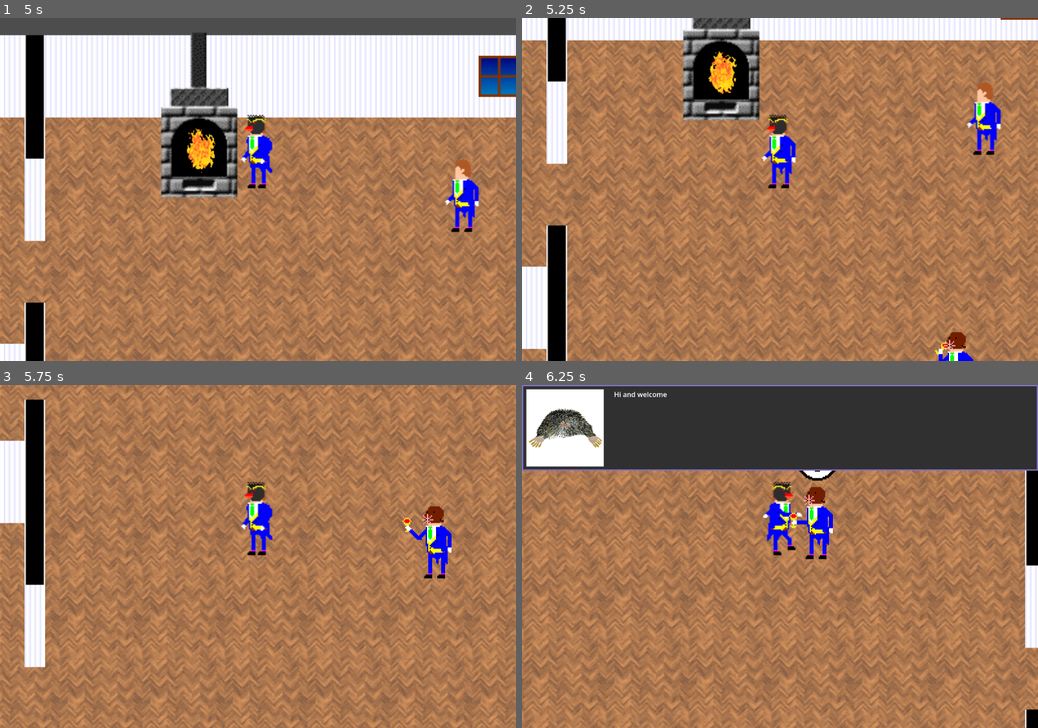
Above: before the commit, frames 1-4 (two rows, left to right).
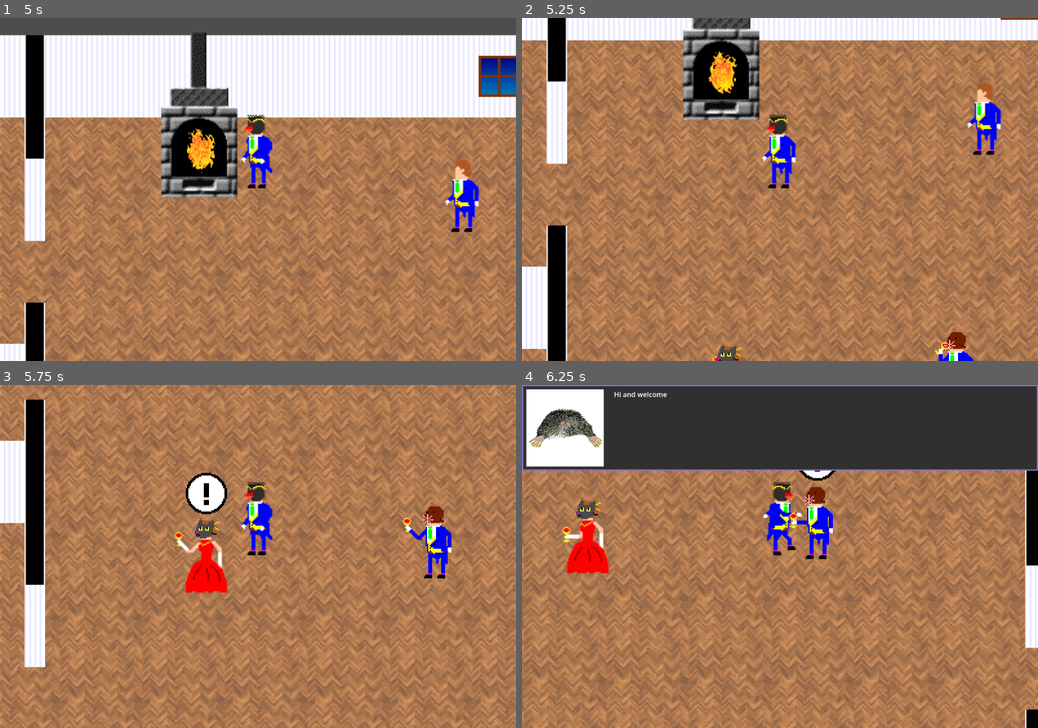
Above: after the commit, the same moments.

Repository: gartenschlaefer/mmmmm
Game: Godot game, scene res://scenes/testing/dialogue_test.tscn
The game is run twice, just before and just after one commit, with the same random seed, the same clock (stepped at 60 frames per second) and the same inputs. This scene is started directly instead of the project's main scene.
Inputs:
- Up to frame 1 (5 s): tap Enter at 0.5 s; hold D (right) 0.53-1.28 s; tap X (interact) at 0.6, 1.35, 2.3, 3.05, 3.8, 4.35 s; hold S (down) 1.28-2.03 s; hold D (right) 2.03-2.78 s; tap K (next_page) at 2.1 s; hold W (up) 2.78-3.53 s; tap J (prev_page) at 2.85 s; hold A (left) from 3.53 s (still down); tap Tab (toggle_notes) at 3.6 s
- Up to frame 2 (5.25 s): release A (left) at 5.03 s; hold S (down) from 5.03 s (still down); tap X (interact) at 5.1 s
- Up to frame 3 (5.75 s): keep holding S (down)
- Up to frame 4 (6.25 s): release S (down) at 5.78 s; hold D (right) from 5.78 s (still down); tap K (next_page) at 5.85 s; tap X (interact) at 6.05 s

Frame 1 is identical in both runs. In frame 2, 0.2% of the frame differs, in the area x 36-43%, y 95-100%; in frame 3, 2.0%, in the area x 33-45%, y 25-61%; in frame 4, 1.2%.

Commit message:
renames npc prefabs

Diff:
--- /dev/null
+++ b/prefabs/dialogues/dialogue_cat.tres
@@ -0,0 +1,20 @@
+[gd_resource type="Resource" script_class="Dialogue" format=3 uid="uid://u0rkhe47ky0i"]
+
+[ext_resource type="Script" uid="uid://cinbncgo4xpfj" path="res://scripts/dialogue_state_pieces.gd" id="1_80u5d"]
+[ext_resource type="Script" uid="uid://ceboagsql2avx" path="res://scripts/dialogue_piece.gd" id="2_1sir4"]
+[ext_resource type="Script" uid="uid://dnv403tys4e44" path="res://scripts/dialogue.gd" id="2_fw77h"]
+
+[sub_resource type="Resource" id="Resource_fgvty"]
+script = ExtResource("2_1sir4")
+text_piece = "miau"
+metadata/_custom_type_script = "uid://ceboagsql2avx"
+
+[sub_resource type="Resource" id="Resource_l6jhc"]
+script = ExtResource("1_80u5d")
+dialogue_pieces = Array[ExtResource("2_1sir4")]([SubResource("Resource_fgvty")])
+metadata/_custom_type_script = "uid://cinbncgo4xpfj"
+
+[resource]
+script = ExtResource("2_fw77h")
+dialogue_state_pieces = Array[ExtResource("1_80u5d")]([SubResource("Resource_l6jhc"), null, null, null])
+metadata/_custom_type_script = "uid://dnv403tys4e44"
--- /dev/null
+++ b/prefabs/npc_cat.tscn
@@ -0,0 +1,46 @@
+[gd_scene format=3 uid="uid://c71err83gaih0"]
+
+[ext_resource type="Script" path="res://scripts/guest_character.gd" id="1_qw0r0"]
+[ext_resource type="Resource" uid="uid://u0rkhe47ky0i" path="res://prefabs/dialogues/dialogue_cat.tres" id="2_r76vh"]
+[ext_resource type="SpriteFrames" uid="uid://cl8mv3d5v28ch" path="res://prefabs/lady_frames.tres" id="3_qw0r0"]
+[ext_resource type="Texture2D" uid="uid://c8vf6bm5kfil5" path="res://art/character/masks/cat.png" id="4_q63po"]
+[ext_resource type="Texture2D" uid="uid://b4yvg2aa1mv31" path="res://art/character/rufzeichen.png" id="5_6451o"]
+
+[sub_resource type="RectangleShape2D" id="RectangleShape2D_opw8q"]
+size = Vector2(26, 13)
+
+[sub_resource type="CircleShape2D" id="CircleShape2D_opw8q"]
+radius = 50.0
+
+[node name="npc_cat" type="CharacterBody2D" unique_id=2123288575]
+script = ExtResource("1_qw0r0")
+dialogue = ExtResource("2_r76vh")
+
+[node name="lady_frames" type="AnimatedSprite2D" parent="." unique_id=649970924]
+position = Vector2(0, -32)
+sprite_frames = ExtResource("3_qw0r0")
+animation = &"idle"
+autoplay = "idle"
+frame_progress = 0.019455615
+
+[node name="mask" type="Sprite2D" parent="." unique_id=904042948]
+texture_filter = 1
+position = Vector2(0, -55)
+texture = ExtResource("4_q63po")
+
+[node name="CollisionShape2D" type="CollisionShape2D" parent="." unique_id=828608947]
+position = Vector2(0, -6.5)
+shape = SubResource("RectangleShape2D_opw8q")
+
+[node name="interaction_area" type="Area2D" parent="." unique_id=862306716]
+position = Vector2(0, -17)
+collision_layer = 16
+collision_mask = 8
+
+[node name="CollisionShape2D" type="CollisionShape2D" parent="interaction_area" unique_id=701197299]
+shape = SubResource("CircleShape2D_opw8q")
+
+[node name="rufzeichen" type="Sprite2D" parent="." unique_id=1419467187]
+texture_filter = 1
+position = Vector2(0, -78)
+texture = ExtResource("5_6451o")
--- a/prefabs/npc_gentleman.tscn
+++ b/prefabs/npc_gentleman.tscn
@@ -8,14 +8,14 @@
 
 [node name="NpcGentleman" type="CharacterBody2D" unique_id=2147337711]
 
-[node name="AnimatedSprite2D" type="AnimatedSprite2D" parent="." unique_id=496219492]
+[node name="gentleman_frames" type="AnimatedSprite2D" parent="." unique_id=496219492]
 position = Vector2(0, -32)
 sprite_frames = ExtResource("1_noifd")
 animation = &"idle"
 autoplay = "idle"
 frame_progress = 0.1220202
 
-[node name="Sprite2D" type="Sprite2D" parent="." unique_id=1585675582]
+[node name="mask" type="Sprite2D" parent="." unique_id=1585675582]
 position = Vector2(0, -55)
 texture = ExtResource("2_e2xwk")
 
--- a/prefabs/npc_lady.tscn
+++ b/prefabs/npc_lady.tscn
@@ -8,17 +8,17 @@
 
 [node name="Lady" type="CharacterBody2D" unique_id=2025800013]
 
-[node name="CollisionShape2D" type="CollisionShape2D" parent="." unique_id=543434898]
-position = Vector2(0, -7)
-shape = SubResource("RectangleShape2D_m0x5s")
-
-[node name="AnimatedSprite2D" type="AnimatedSprite2D" parent="." unique_id=1499160050]
+[node name="lady_frames" type="AnimatedSprite2D" parent="." unique_id=1499160050]
 position = Vector2(0, -32)
 sprite_frames = ExtResource("1_wmvcs")
 animation = &"idle"
 autoplay = "idle"
 frame_progress = 0.019455615
 
-[node name="Mask" type="Sprite2D" parent="." unique_id=1044955136]
+[node name="mask" type="Sprite2D" parent="." unique_id=1044955136]
 position = Vector2(0, -54)
 texture = ExtResource("2_85512")
+
+[node name="CollisionShape2D" type="CollisionShape2D" parent="." unique_id=543434898]
+position = Vector2(0, -7)
+shape = SubResource("RectangleShape2D_m0x5s")
--- a/prefabs/mole.tscn
+++ b/prefabs/npc_mole.tscn
@@ -1,7 +1,7 @@
 [gd_scene format=3 uid="uid://485ul2anbyp2"]
 
-[ext_resource type="Script" uid="uid://cruy3wohl7714" path="res://scripts/guest_character.gd" id="1_l0ssq"]
-[ext_resource type="Resource" uid="uid://dlob34f5cn2uq" path="res://prefabs/dialogue_mole.tres" id="2_opw8q"]
+[ext_resource type="Script" path="res://scripts/guest_character.gd" id="1_l0ssq"]
+[ext_resource type="Resource" uid="uid://dlob34f5cn2uq" path="res://prefabs/dialogues/dialogue_mole.tres" id="2_opw8q"]
 [ext_resource type="SpriteFrames" uid="uid://2vq20xxbf4mb" path="res://prefabs/gentle_frames.tres" id="3_opw8q"]
 [ext_resource type="Texture2D" uid="uid://dx2t1w5kj6ewe" path="res://art/character/masks/mole.png" id="4_gojv5"]
 [ext_resource type="Texture2D" uid="uid://b4yvg2aa1mv31" path="res://art/character/rufzeichen.png" id="5_gojv5"]
@@ -12,7 +12,7 @@
 [sub_resource type="CircleShape2D" id="CircleShape2D_opw8q"]
 radius = 50.0
 
-[node name="Mole" type="CharacterBody2D" unique_id=2123288575]
+[node name="npc_mole" type="CharacterBody2D" unique_id=2123288575]
 script = ExtResource("1_l0ssq")
 dialogue = ExtResource("2_opw8q")
 
--- a/scenes/testing/dialogue_test.tscn
+++ b/scenes/testing/dialogue_test.tscn
@@ -1,8 +1,8 @@
 [gd_scene format=4 uid="uid://bforrb0hnfufa"]
 
 [ext_resource type="Script" uid="uid://bwca8koy6albo" path="res://scripts/dialogue_test.gd" id="1_5qoin"]
-[ext_resource type="Resource" uid="uid://dlob34f5cn2uq" path="res://prefabs/dialogue_mole.tres" id="2_gru6b"]
-[ext_resource type="PackedScene" uid="uid://485ul2anbyp2" path="res://prefabs/mole.tscn" id="4_4rg8y"]
+[ext_resource type="Resource" uid="uid://dlob34f5cn2uq" path="res://prefabs/dialogues/dialogue_mole.tres" id="2_gru6b"]
+[ext_resource type="PackedScene" uid="uid://485ul2anbyp2" path="res://prefabs/npc_mole.tscn" id="4_4rg8y"]
 [ext_resource type="TileSet" uid="uid://cyffe4ui6ol81" path="res://art/interior/floor_tilemap.tres" id="4_8w3hn"]
 [ext_resource type="TileSet" uid="uid://daog56ui4pwhc" path="res://art/interior/walls_tile_set.tres" id="5_02shy"]
 [ext_resource type="Texture2D" uid="uid://djtrvafapyrec" path="res://art/interior/soil.png" id="6_x657h"]
@@ -21,6 +21,7 @@
 [ext_resource type="Texture2D" uid="uid://d2gbgwtlc78fq" path="res://art/trees/photo_grass13t.png" id="19_wmf51"]
 [ext_resource type="Texture2D" uid="uid://dd8blxu14h1yt" path="res://art/trees/painted_evergreen02t.png" id="20_md4ev"]
 [ext_resource type="PackedScene" uid="uid://6thoyevkxer4" path="res://prefabs/hud.tscn" id="21_3hv87"]
+[ext_resource type="PackedScene" uid="uid://c71err83gaih0" path="res://prefabs/npc_cat.tscn" id="22_02shy"]
 
 [sub_resource type="TileSetAtlasSource" id="TileSetAtlasSource_10k25"]
 texture = ExtResource("6_x657h")
@@ -189,7 +190,10 @@
 position = Vector2(979, 448)
 texture = ExtResource("20_md4ev")
 
-[node name="Mole" parent="." unique_id=183870878 instance=ExtResource("4_4rg8y")]
+[node name="npc_mole" parent="." unique_id=183870878 instance=ExtResource("4_4rg8y")]
 position = Vector2(400, 395)
 
+[node name="npc_cat" parent="." unique_id=2123288575 instance=ExtResource("22_02shy")]
+position = Vector2(222, 406)
+
 [node name="hud" parent="." unique_id=961846994 instance=ExtResource("21_3hv87")]
--- a/scripts/detective_character.gd
+++ b/scripts/detective_character.gd
@@ -82,12 +82,6 @@
 	# guest character
 	if not guest is GuestCharacter: return
 
-	# get active dialogue
-	print("is guest")
-
-	# get dialogue
-	print(guest.get_dialogue())
-
 	# get dialogue
 	active_dialogue = guest.get_dialogue()
 
@@ -97,8 +91,5 @@
 
 func on_area_exited(_area: Area2D):
 
-	print("exited")
-	pass
-
 	# reset dialogue
 	active_dialogue = null
Renamed: prefabs/dialogue_mole.tres -> prefabs/dialogues/dialogue_mole.tres
